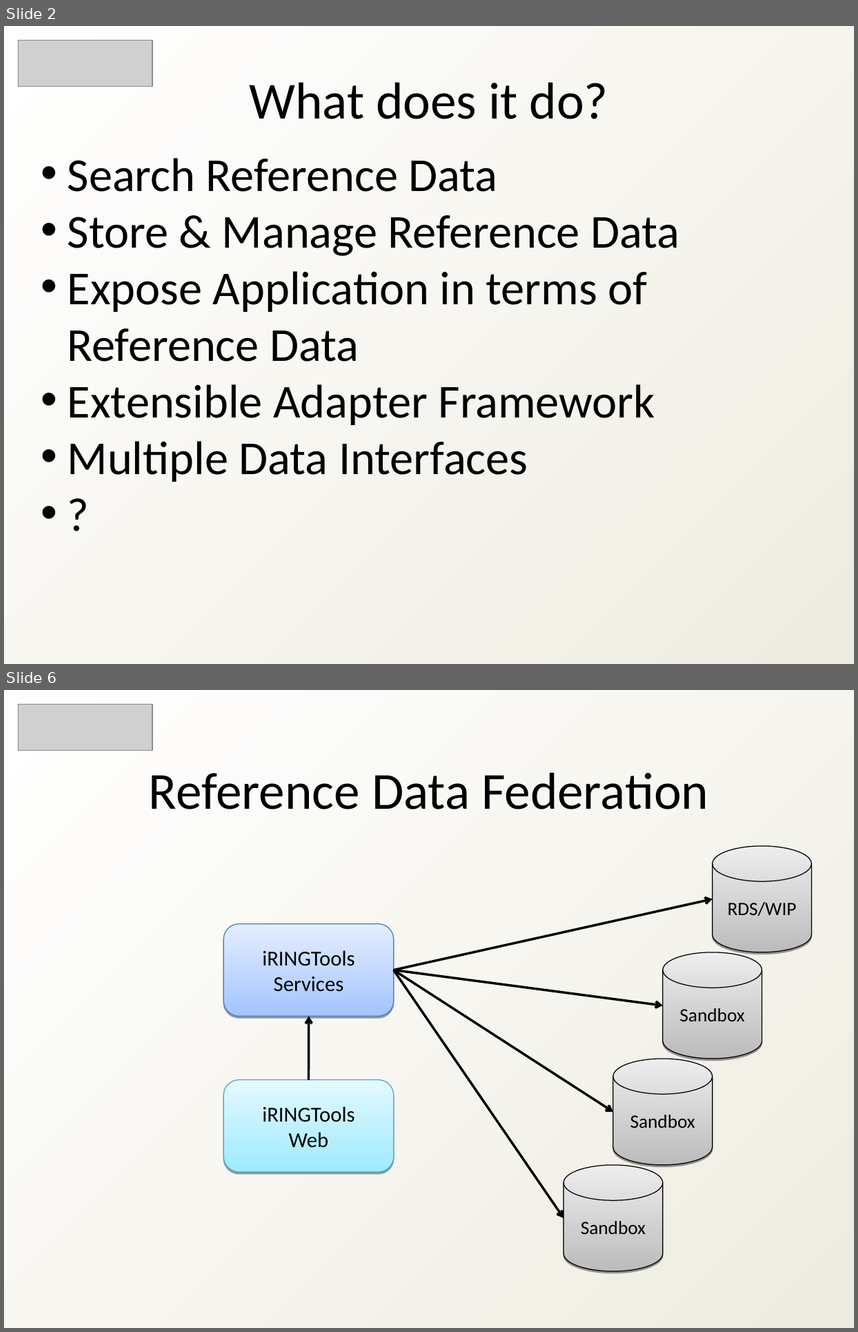
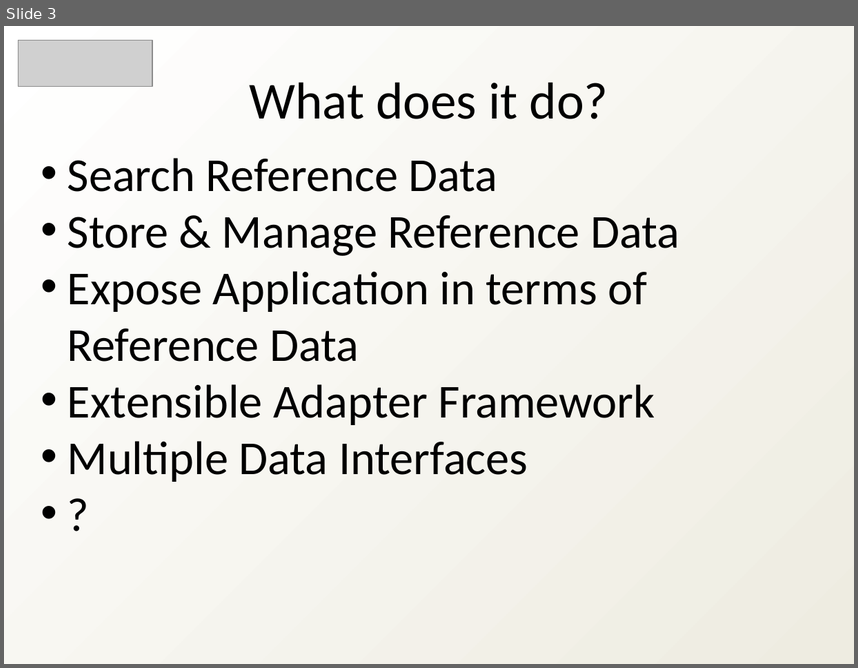
Before and after one commit to heyena/iring-tools, a slide deck: trunk/Documentation/iRINGTools_Overview_v2.1.0.ppt. Shown one above the other, each under a label of ours: slides 2 and 6 before the commit, slide 3 after it; the slides between them are not shown. The pictures are 858x1332 and 858x668 pixels, drawn with LibreOffice and Linux fonts; fonts in the diff are those of the drawing; grey boxes stand for pictures. Boxes give left, top, right and bottom in pixels: in the first picture for what was removed or moved away, otherwise in the second. Text is boxed around its words. In the diff, an @@ line names an element or a change of style, - is before the commit and + after.

```diff
--- a/trunk/Documentation/iRINGTools_Overview_v2.1.0.ppt
+++ b/trunk/Documentation/iRINGTools_Overview_v2.1.0.ppt
@@ slide 6 removed at bbox=[4, 690, 854, 1328], background gradient #FFFFFF to #EEECE1 @@
@@ picture removed at bbox=[18, 704, 153, 750] @@
@@ text removed at bbox=[149, 772, 708, 809] @@
-Reference Data Federation
@@ cylinder removed at bbox=[712, 845, 811, 952] @@
-RDS/WIP
@@ arrow removed from (393, 969) to (712, 899) @@
@@ rounded rectangle removed at bbox=[223, 924, 393, 1016] @@
-iRINGTools
-Services
@@ cylinder removed at bbox=[663, 952, 762, 1058] @@
-Sandbox
@@ arrow removed from (393, 969) to (663, 1005) @@
@@ arrow removed from (393, 969) to (613, 1112) @@
@@ arrow removed from (393, 969) to (564, 1218) @@
@@ arrow removed from (308, 1080) to (309, 1016) @@
@@ cylinder removed at bbox=[613, 1058, 713, 1164] @@
-Sandbox
@@ rounded rectangle removed at bbox=[223, 1079, 393, 1171] @@
-iRINGTools
-Web
@@ cylinder removed at bbox=[564, 1164, 663, 1270] @@
-Sandbox
@@ what was slide 2 is now slide 3 @@
```
Also in this commit, not shown: 2 slides changed, 18 slides added, 16 other slides removed, 1 other file.
